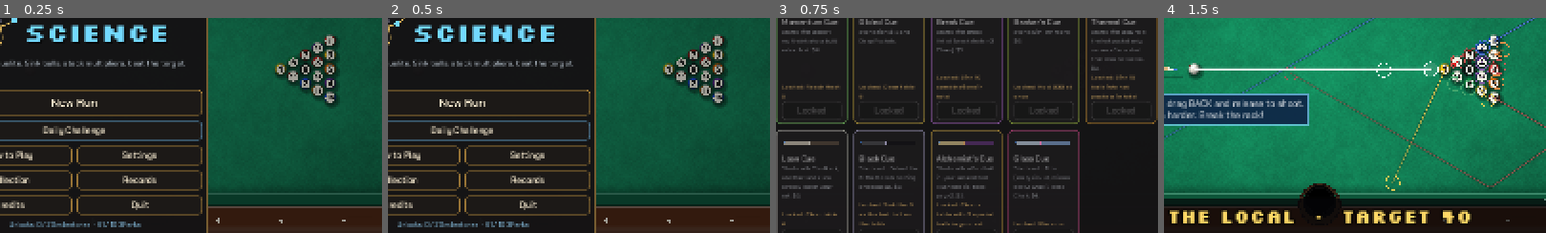
Above: before the commit, frames 1-4 (left to right).
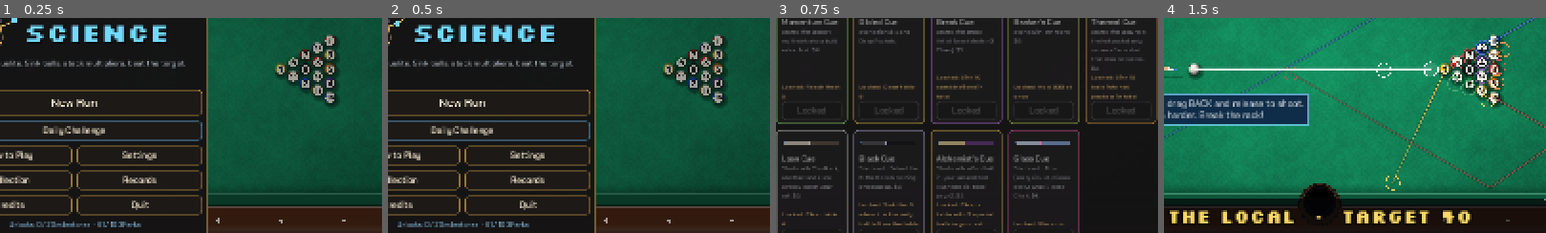
Above: after the commit, the same moments.

Repository: jordanbenjaminmitchell/pocket-science
Game: Godot game, scene res://main.tscn
Two runs of this game, one before a commit and one after it. Both use one fixed random seed, a clock stepped at 60 frames per second and the inputs below.
Inputs:
- Up to frame 1 (0.25 s): no input
- Up to frame 2 (0.5 s): no input
- Up to frame 3 (0.75 s): click "New Run" at 0.5 s
- Up to frame 4 (1.5 s): click "Choose" at 1.25 s
The pictures show only the part of the screen within x 40-90%, y 28-78%; the shares and areas given below are measured in that part.

Frames 1-2 are identical in both runs. In frame 3, 0.2% of the frame differs, in the area x 22-37%, y 90-97%; in frame 4, nothing differs.

Commit message:
Finer aiming, live power prediction, clearer wording, visible Imbues
Arrow taps turn exactly 1 degree (0.1 with Shift) and holding a quarter-second sweeps; the prediction re-runs whenever power changes; 'last ball' effects now say 'only ball left on the table'; imbued balls show a ring and an orbiting spark; How to play explains pausing, P and L.

Diff:
--- a/src/game/catalog.gd
+++ b/src/game/catalog.gd
@@ -45,19 +45,19 @@
 	"hushmoney": {"name": "Hush Money", "r": 0, "cost": 4, "fam": "eight", "desc": "Sinking the 8 early costs $3 instead of points."},
 	"kissblack": {"name": "Kiss the Black", "r": 1, "cost": 6, "fam": "eight", "desc": "Every time a ball touches the 8, add +0.75 Chain."},
 	"steerclear": {"name": "Steer Clear", "r": 0, "cost": 5, "fam": "eight", "desc": "If no ball touches the 8 during a shot, each sink adds +0.75 Chain.", "fx": {"when": "no_eight_touch", "chain": 0.75}},
-	"lastcall": {"name": "Last Call", "r": 1, "cost": 6, "fam": "eight", "desc": "If the 8 is the last ball on the table, it pays ×5 and $5.", "fx": {"when": "last_eight", "x": 5.0, "money": 5}},
+	"lastcall": {"name": "Last Call", "r": 1, "cost": 6, "fam": "eight", "desc": "If the 8 is the only ball left on the table when you sink it, it pays ×5 and $5.", "fx": {"when": "last_eight", "x": 5.0, "money": 5}},
 	"eightcount": {"name": "Eight Count", "r": 1, "cost": 6, "fam": "eight", "desc": "Every 8th ball you sink in a run pays ×3.", "fx": {"when": "eight_count", "x": 3.0}},
 	"trouble": {"name": "Trouble Maker", "r": 2, "cost": 7, "fam": "eight", "desc": "When the 8 sinks early, gain +3 Heat. You still lose the points."},
 	"solidgold": {"name": "Solid Gold", "r": 1, "cost": 6, "fam": "solid", "desc": "Each solid you sink pays $1.", "fx": {"when": "solid", "money": 1}},
 	"bedrock": {"name": "Bedrock", "r": 1, "cost": 8, "fam": "solid", "desc": "Shots that sink only solids add +1 Heat."},
 	"steadyrun": {"name": "Steady Run", "r": 1, "cost": 6, "fam": "solid", "desc": "Each solid sunk in a row on this table makes solids worth +8 more (max +64). A stripe resets it."},
 	"solidsonly": {"name": "Solids Only", "r": 2, "cost": 9, "fam": "solid", "desc": "Solids pay ×2, but stripes pay ×0.5."},
-	"lastsolid": {"name": "Last Solid", "r": 2, "cost": 8, "fam": "solid", "desc": "The last solid on the table pays ×7.", "fx": {"when": "last_solid", "x": 7.0}},
+	"lastsolid": {"name": "Last Solid", "r": 2, "cost": 8, "fam": "solid", "desc": "When you sink the only solid left on the table, it pays ×7.", "fx": {"when": "last_solid", "x": 7.0}},
 	"racing": {"name": "Racing Stripe", "r": 1, "cost": 6, "fam": "stripe", "desc": "Stripes sunk at 60% power or more pay ×2.", "fx": {"when": "stripe_hard", "x": 2.0}},
 	"luckystripe": {"name": "Lucky Stripe", "r": 1, "cost": 6, "fam": "stripe", "desc": "Each stripe you sink has a 1 in 3 chance to pay ×3 and $2."},
 	"tiger": {"name": "Tiger Stripes", "r": 1, "cost": 7, "fam": "stripe", "desc": "Each stripe sunk in a row on this table adds +0.25 Chain to the next (max +2). A solid resets it."},
 	"stripesonly": {"name": "Stripes Only", "r": 2, "cost": 9, "fam": "stripe", "desc": "Stripes pay ×2, but solids pay ×0.5."},
-	"laststripe": {"name": "Last Stripe", "r": 2, "cost": 8, "fam": "stripe", "desc": "The last stripe on the table pays ×7.", "fx": {"when": "last_stripe", "x": 7.0}},
+	"laststripe": {"name": "Last Stripe", "r": 2, "cost": 8, "fam": "stripe", "desc": "When you sink the only stripe left on the table, it pays ×7.", "fx": {"when": "last_stripe", "x": 7.0}},
 	"gold": {"name": "Gold Rail", "r": 1, "cost": 7, "fam": "money", "desc": "Each sink pays $1 (max $3 per shot)."},
 	"entropy": {"name": "Long Night", "r": 1, "cost": 6, "fam": "streak", "desc": "Shots start with +0.25 Chain for every shot already taken on this table (max +3)."},
 	"catalyst": {"name": "Snowball", "r": 2, "cost": 8, "fam": "risk", "desc": "Every ball you sink makes all balls worth +0.5 for the rest of the run."},
@@ -194,7 +194,7 @@
 	"seed": {"name": "Seed", "cost": 4, "value": 20, "color": Color(0.35, 0.7, 0.25), "accent": Color(0.85, 1.0, 0.5), "pattern": 0, "motif": "l 0 30 0 -6;o 0 -6 -18 -24 -2 -20 0 -6;o 0 -6 18 -24 2 -20 0 -6", "desc": "Worth 20, and 10 more every time you sink it this run."},
 	"clover": {"name": "Clover", "cost": 5, "value": 20, "color": Color(0.15, 0.62, 0.3), "accent": Color(0.7, 1.0, 0.7), "pattern": 4, "motif": "C -10 -10 10;C 10 -10 10;C -10 10 10;C 10 10 10;l 0 10 8 30", "desc": "No shot it is part of can cost Chalk."},
 	"star": {"name": "Star", "cost": 5, "value": 20, "color": Color(0.98, 0.95, 0.75), "accent": Color(1.0, 0.82, 0.1), "pattern": 5, "motif": "o 0 -32 8 -8 32 -8 12 6 20 30 0 14 -20 30 -12 6 -32 -8 -8 -8 0 -32", "desc": "Comes off cushions with no loss of speed, and adds +1 Chain as it sinks."},
-	"heart": {"name": "Heart", "cost": 6, "value": 20, "color": Color(1.0, 0.4, 0.6), "accent": Color(1.0, 0.82, 0.9), "pattern": 0, "motif": "P 0 28 -26 2 -26 -14 -14 -24 0 -12 14 -24 26 -14 26 2", "desc": "If it is the last ball on the table when it sinks, +1 Chalk."},
+	"heart": {"name": "Heart", "cost": 6, "value": 20, "color": Color(1.0, 0.4, 0.6), "accent": Color(1.0, 0.82, 0.9), "pattern": 0, "motif": "P 0 28 -26 2 -26 -14 -14 -24 0 -12 14 -24 26 -14 26 2", "desc": "If it is the only ball left on the table when you sink it, +1 Chalk."},
 	"dice": {"name": "Dice", "cost": 4, "value": 0, "color": Color(0.96, 0.96, 0.96), "accent": Color(0.15, 0.15, 0.2), "pattern": 0, "motif": "C -14 -14 5;C 14 -14 5;C 0 0 5;C -14 14 5;C 14 14 5", "desc": "Shows a new number from 1 to 15 every shot, and counts as that number."},
 	"moon": {"name": "Moon", "cost": 5, "value": 24, "color": Color(0.75, 0.78, 0.86), "accent": Color(0.3, 0.32, 0.46), "pattern": 7, "motif": "a 0 0 24 60 300;a 12 0 20 100 260", "desc": "Corner pockets reject it. Pays ×2 in a side pocket."},
 	"sun": {"name": "Sun", "cost": 5, "value": 24, "color": Color(1.0, 0.6, 0.1), "accent": Color(1.0, 0.92, 0.35), "patte …(208 unchanged characters)…
@@ -331,7 +331,7 @@
 	"heat4": {"name": "Reach Heat 4", "reward": 4},
 	"big": {"name": "Score 150+ in one shot", "reward": 4},
 	"side": {"name": "Sink into a side pocket", "reward": 2},
-	"eight": {"name": "Sink the 8 as the last ball", "reward": 6},
+	"eight": {"name": "Sink the 8 when it is the only ball left", "reward": 6},
 	"bank2": {"name": "Sink a 2-cushion bank", "reward": 6},
 	"big300": {"name": "Score 300+ in one shot", "reward": 5},
 	"big600": {"name": "Score 600+ in one shot", "reward": 7},
--- a/src/game/meta.gd
+++ b/src/game/meta.gd
@@ -21,7 +21,7 @@
 	"combos10": {"name": "Chain Gang", "hint": "Sink 10 combinations in total", "perks": [], "cue": "breaker"},
 	"banks10": {"name": "Rail Bird", "hint": "Sink 10 bank shots in total", "perks": [], "cue": "angle"},
 	"hot15": {"name": "Heat Seeker", "hint": "Sink 15 balls into hot pockets in total", "perks": [], "cue": "thermal"},
-	"eightlast": {"name": "Saved for Last", "hint": "Sink the 8 as the last ball on the table", "perks": ["lastcall", "darkhorse", "trouble"], "cue": "black"},
+	"eightlast": {"name": "Saved for Last", "hint": "Sink the 8 when it is the only ball left on the table", "perks": ["lastcall", "darkhorse", "trouble"], "cue": "black"},
 	"suited": {"name": "Suited Up", "hint": "Sink 2 or more solids, or 2 or more stripes, in one shot", "perks": ["solidsonly", "stripesonly", "lastsolid", "laststripe"], "cue": ""},
 	"pots100": {"name": "Old Hand", "hint": "Sink 100 balls in total", "perks": [], "cue": "engineer"},
 	"items5": {"name": "Handy", "hint": "Use 5 items in total", "perks": [], "cue": "gearhead"},
--- a/src/main.gd
+++ b/src/main.gd
@@ -1159,6 +1159,17 @@
 
 
 var last_aim_mouse := Vector2.INF
+var aim_hold_t := 0.0
+const AIM_HOLD := 0.25
+var fc_power := -1.0
+
+
+func _step_aim(dir: float) -> void:
+	if settings.smooth_arrows:
+		return
+	var deg := 0.1 if Input.is_key_pressed(KEY_SHIFT) else 1.0
+	aim_dir = aim_dir.rotated(deg_to_rad(deg * dir))
+	guide_dirty = true
 
 
 func _update_aim(delta: float) -> void:
@@ -1182,11 +1193,17 @@
 				guide_dirty = true
 		var rot := 0.0
 		var spd := (0.06 if Input.is_key_pressed(KEY_SHIFT) else 0.6) * settings.aim_speed
-		if Input.is_key_pressed(settings.keys.aim_left):
-			rot -= spd
-		if Input.is_key_pressed(settings.keys.aim_right):
-			rot += spd
-		rot += touch_rot * 0.3
+		# A tap turns exactly 1 degree (0.1 with Shift); holding for a quarter of a
+		# second sweeps smoothly. The Smooth arrows setting sweeps straight away.
+		var held_l := Input.is_key_pressed(settings.keys.aim_left)
+		var held_r := Input.is_key_pressed(settings.keys.aim_right)
+		aim_hold_t = aim_hold_t + delta if (held_l or held_r or touch_rot != 0.0) else 0.0
+		if aim_hold_t > AIM_HOLD or settings.smooth_arrows:
+			if held_l:
+				rot -= spd
+			if held_r:
+				rot += spd
+			rot += touch_rot * 0.3
 		if settings.touch_mode and power_slider.value != power:
 			power_slider.set_value_no_signal(power)
 		var jx := _joy(JOY_AXIS_LEFT_X)
@@ -1204,6 +1221,12 @@
 			guide_dirty = true
 		view.cue_pull = power * 18.0
 		power_w.set_power(power)
+	# Any change of power, from the wheel, keys, slider or a drag, re-runs the prediction.
+	var cp := _current_power()
+	if absf(cp - fc_power) > 0.004:
+		fc_power = cp
+		forecast_dirty = true
+		forecast_timer = minf(forecast_timer, 0.06)
 	view.cue_dir = aim_dir
 	_update_coach()
 	if guide_dirty:
@@ -1477,7 +1500,7 @@
 	pauses = 0
 	view.plan_marker = view.plan_marker if pause_at >= 0.0 else Vector2.INF
 	state = S.ROLL
-	lbl_hint.text = "Click or press Space to fast-forward."
+	lbl_hint.text = "P (or the Pause button) pauses the shot. Click or Space to fast-forward."
 
 
 var sim_accum := 0.0
@@ -1942,6 +1965,10 @@
 	match state:
 		S.AIM:
 			match action:
+				"aim_left":
+					_step_aim(-1.0)
+				"aim_right":
+					_step_aim(1.0)
 				"shoot":
 					_shoot(power)
 				"power_up":
@@ -2234,7 +2261,9 @@
 		var nudge := _button("<" if dir < 0 else ">", func(): pass, Color(0.6, 0.75, 0.9))
 		nudge.custom_minimum_size = Vector2(66, 58)
 		nudge.focus_mode = Control.FOCUS_NONE
-		nudge.button_down.connect(func(): touch_rot = dir)
+		nudge.button_down.connect(func():
+			touch_rot = dir
+			_step_aim(dir))
 		nudge.button_up.connect(func(): touch_rot = 0.0)
 		row.add_child(nudge)
 		if dir < 0:
@@ -2919,7 +2948,10 @@
 [color=#ff9040]Heat[/color] lasts all table. Every scoring shot adds 1, and each point of Heat adds ×0.5. A miss cuts your Heat in half.
 The [color=#ff8a30]hot pocket[/color] pays ×2. The black 8 also pays ×2.
 
-[b]The 8-ball:[/b] Avoid it. If the 8 sinks while other balls are still on the table, you lose 15% of the table's target, unless a Perk changes that. Once it is the last ball it is safe, and sinking it brings a fresh rack.
+[b]The 8-ball:[/b] Avoid it. If the 8 sinks while other balls are still on the table, you lose 15% of the table's target, unless a Perk changes that. Once it is the only ball left on the table it is safe, and sinking it brings a fresh rack.
+
+[b]Pausing a shot:[/b] While the balls roll, press [b]P[/b] (or tap [b]Pause[/b] on a phone) and everything freezes. The prediction then shows exactly where every ball goes from that moment. While paused you can use mid-shot items from your bar: [b]Second Strike[/b] (aim with the mouse, set power with the wheel or Up/Down, click to hit), [b]Pop-up Wall[/b] (click where it starts, then where it ends), [b]Blink[/b] (click where the cue ball reappears), and more. Right-click or Esc cancels an item. Press [b]P[/b] again, Space, Enter or click the table to play on.
+[b]Planning a pause:[/b] Press [b]L[/b] (or [b]Plan a pause[/b]) to lock the prediction, move along the cue ball's line and click where the shot should stop by itself. Settings can also pause every shot the moment the cue ball first hits a ball.
 
 [b]Chalk:[/b] As in real pool, you keep shooting while you sink. A miss, a scratch or no contact costs 1 chalk. A dry break is free. Run out of chalk before reaching the target and the run is over. Clearing the whole rack gives +1 chalk and a fresh rack.
 
@@ -3360,6 +3392,7 @@
 	_setting_toggle(grid, "Click to shoot (power from wheel / Up / Down)", "click_shoot")
 	_setting_choice(grid, "Prediction lines", "guide_lines", GameSettings.GUIDE_LINES)
 	_setting_toggle(grid, "Pause when the cue ball first hits", "pause_on_hit")
+	_setting_toggle(grid, "Arrow keys sweep (no 1° steps)", "smooth_arrows")
 	_setting_toggle(grid, "Colour-blind guideline palette", "colorblind")
 	_setting_toggle(grid, "Number tags on every ball", "number_tags")
 	_setting_toggle(grid, "Larger small text", "large_text")
--- a/src/ui/game_settings.gd
+++ b/src/ui/game_settings.gd
@@ -26,6 +26,7 @@
 var guide_lines := 1        # index into GUIDE_LINES; All balls by default
 var guide_rev := 2          # settings saved before All balls became the default get it once
 var pause_on_hit := false   # pause a shot by itself the moment the cue ball first hits a ball
+var smooth_arrows := false  # arrow keys sweep at once instead of 1-degree taps
 
 const SCREEN_LAYOUTS := ["Classic", "Wide"]
 ## "All balls" also simulates the shot and draws where every ball will end up.
@@ -45,7 +46,7 @@
 
 var keys := {}
 
-const KEYS := ["master", "music", "sfx", "fullscreen", "vsyn …(186 unchanged characters)… uide_lines", "pause_on_hit", "guide_rev"]
+const KEYS := ["master", "music", "sfx", "fullscreen", "vsyn …(186 unchanged characters)… uide_lines", "pause_on_hit", "guide_rev", "smooth_arrows"]
 
 
 func load_file() -> void:
@@ -134,6 +135,7 @@
 	screen_layout = clampi(int(screen_layout), 0, SCREEN_LAYOUTS.size() - 1)
 	guide_lines = clampi(int(guide_lines), 0, GUIDE_LINES.size() - 1)
 	pause_on_hit = bool(pause_on_hit)
+	smooth_arrows = bool(smooth_arrows)
 
 
 func reset() -> void:
@@ -155,6 +157,7 @@
 	screen_layout = 0
 	guide_lines = 1
 	pause_on_hit = false
+	smooth_arrows = false
 	_device_defaults()
 	frame_cap = 0
 	window_size = 1
--- a/src/view/ball_node.gd
+++ b/src/view/ball_node.gd
@@ -38,6 +38,8 @@
 var rest_tween: Tween
 var emblem := ""          # special balls show this motif instead of a number
 var emblem_ink := Color.BLACK
+var aura: Node2D               # Imbued balls: ring and orbiting spark, drawn over the ball
+var aura_t := 0.0
 
 
 func setup(n: int, f: Font, rng: RandomNumberGenerator) -> void:
@@ -69,6 +71,9 @@
 	label_node.texture_filter = CanvasItem.TEXTURE_FILTER_LINEAR
 	label_node.draw.connect(_draw_number)
 	add_child(label_node)
+	aura = Node2D.new()
+	aura.draw.connect(_draw_aura)
+	add_child(aura)
 	basis = REST_FLIPPED if rng.randi() % 2 == 0 else REST_BASIS
 	_push()
 
@@ -76,6 +81,31 @@
 func set_glow(c: Color) -> void:
 	glow = c
 	mat.set_shader_parameter("glow_color", c)
+	set_process(c.a > 0.0)
+	if aura:
+		aura.queue_redraw()
+
+
+func _process(delta: float) -> void:
+	aura_t += delta
+	aura.queue_redraw()
+
+
+## An Imbue is unmissable: a bright ring in its colour, a soft pulse and a spark
+## that circles the ball, so imbued balls read at a glance even across the table.
+func _draw_aura() -> void:
+	if glow.a <= 0.0 or fade <= 0.05:
+		return
+	var pulse := 0.5 + 0.5 * sin(aura_t * 3.2)
+	var r := radius * 1.18
+	aura.draw_arc(Vector2.ZERO, r + 2.0 + pulse * 2.0, 0, TAU, 40, Color(glow, 0.25 * fade), 4.0, true)
+	aura.draw_arc(Vector2.ZERO, r, 0, TAU, 40, Color(glow, 0.95 * fade), 2.2, true)
+	var ang := aura_t * 2.4
+	var sp := Vector2(cos(ang), sin(ang)) * r
+	aura.draw_circle(sp, 3.2, Color(glow.lightened(0.4), fade))
+	aura.draw_circle(sp, 1.6, Color(1, 1, 1, fade))
+	var sp2 := Vector2(cos(ang + PI), sin(ang + PI)) * r
+	aura.draw_circle(sp2, 2.0, Color(glow, 0.7 * fade))
 
 
 ## Move to a new table position, rolling the sphere by the distance travelled.
--- a/tests/test_pause.gd
+++ b/tests/test_pause.gd
@@ -31,6 +31,19 @@
 
 func _point_mouse(p: Vector2) -> void:
 	g.mouse_pos = g.view.base_position + p * g.TABLE_SCALE
+
+
+func _press(k: int) -> void:
+	var e := InputEventKey.new()
+	e.keycode = k
+	e.physical_keycode = k
+	e.pressed = true
+	root.push_input(e)
+	var up := InputEventKey.new()
+	up.keycode = k
+	up.physical_keycode = k
+	up.pressed = false
+	root.push_input(up)
 
 
 func _fresh_shot() -> void:
@@ -138,5 +151,38 @@
 	await _until(func(): return g.state != g.S.ROLL and g.state != g.S.STRIKE and g.state != g.S.TALLY, 1500)
 	check(g.state != g.S.HOLD, "and only once per shot")
 	g.settings.pause_on_hit = false
+	print("real keys")
+	await _fresh_shot()
+	var before: Vector2 = g.aim_dir
+	_press(KEY_LEFT)
+	await _frames(1)
+	check(absf(rad_to_deg(before.angle_to(g.aim_dir)) + 1.0) < 0.01, "a tap of Left turns the aim exactly 1 degree (%.3f)" % rad_to_deg(before.angle_to(g.aim_dir)))
+	before = g.aim_dir
+	_press(KEY_RIGHT)
+	await _frames(1)
+	check(absf(rad_to_deg(before.angle_to(g.aim_dir)) - 1.0) < 0.01, "and Right turns it back")
+	g.power = 0.3
+	g.guide_dirty = true
+	await _until(func(): return g.fc_sim == null and g.fc_complete, 400)
+	var low_end: Vector2 = g.fc_paths[0][g.fc_paths[0].size() - 1] if g.fc_paths.has(0) else Vector2.ZERO
+	for k in 6:
+		_press(KEY_UP)
+	await _frames(3)
+	await _until(func(): return g.fc_sim == null, 400)
+	var high_end: Vector2 = g.fc_paths[0][g.fc_paths[0].size() - 1] if g.fc_paths.has(0) else Vector2.ZERO
+	check(g.power > 0.55 and low_end.distance_to(high_end) > 20.0, "raising the power with Up changes the prediction (%.0f apart)" % low_end.distance_to(high_end))
+	g._shoot(0.9)
+	await _until(func(): return g.state == g.S.ROLL, 60)
+	await _frames(5)
+	_press(KEY_P)
+	await _frames(2)
+	check(g.state == g.S.HOLD, "pressing P pauses a rolling shot")
+	var frozen: Vector2 = g.sim.pos[0]
+	await _frames(20)
+	check(g.sim.pos[0] == frozen, "and the balls stay frozen")
+	_press(KEY_P)
+	await _frames(2)
+	check(g.state == g.S.ROLL, "pressing P again plays on")
+	await _until(func(): return g.state != g.S.ROLL and g.state != g.S.STRIKE and g.state != g.S.TALLY, 4000)
 	print("pause tests: %d failures" % failures)
 	quit(1 if failures > 0 else 0)
